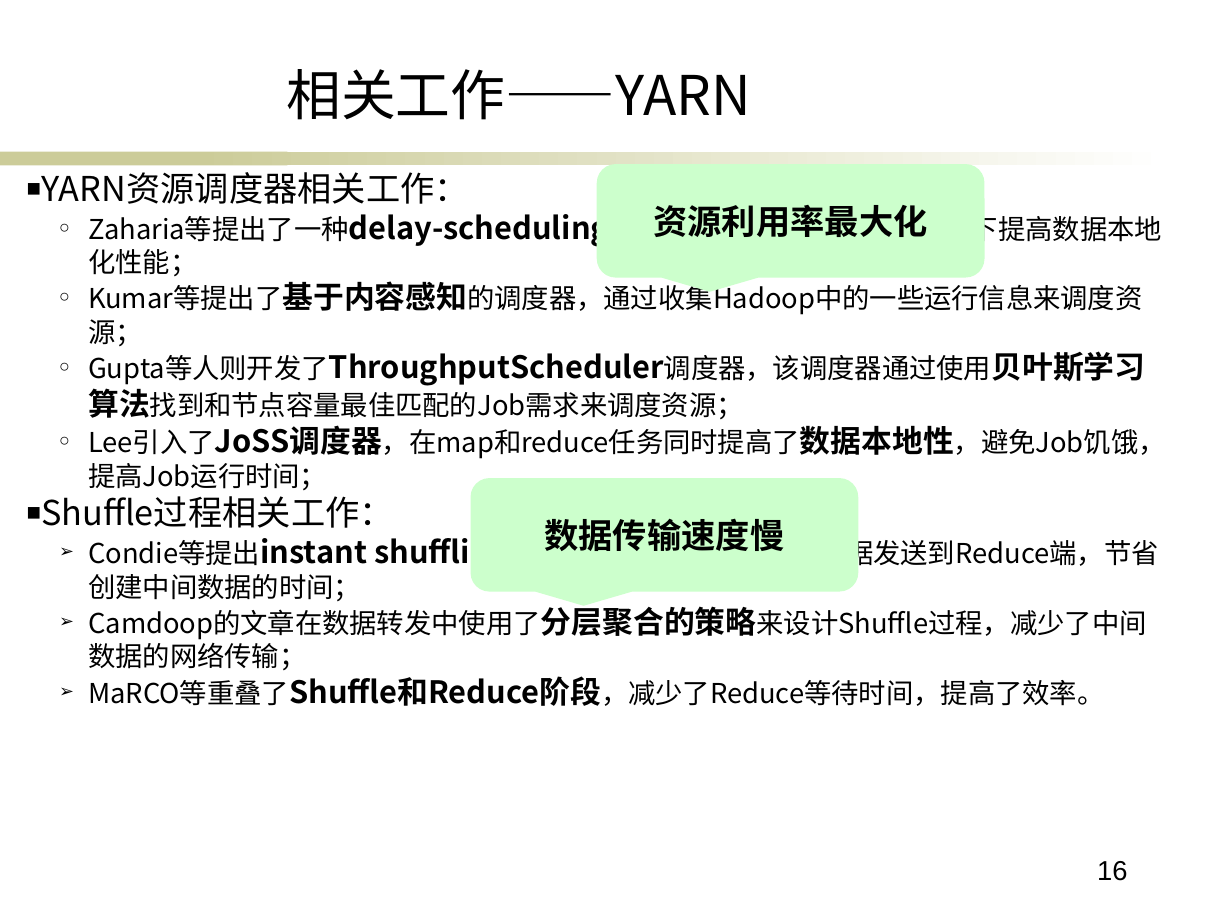
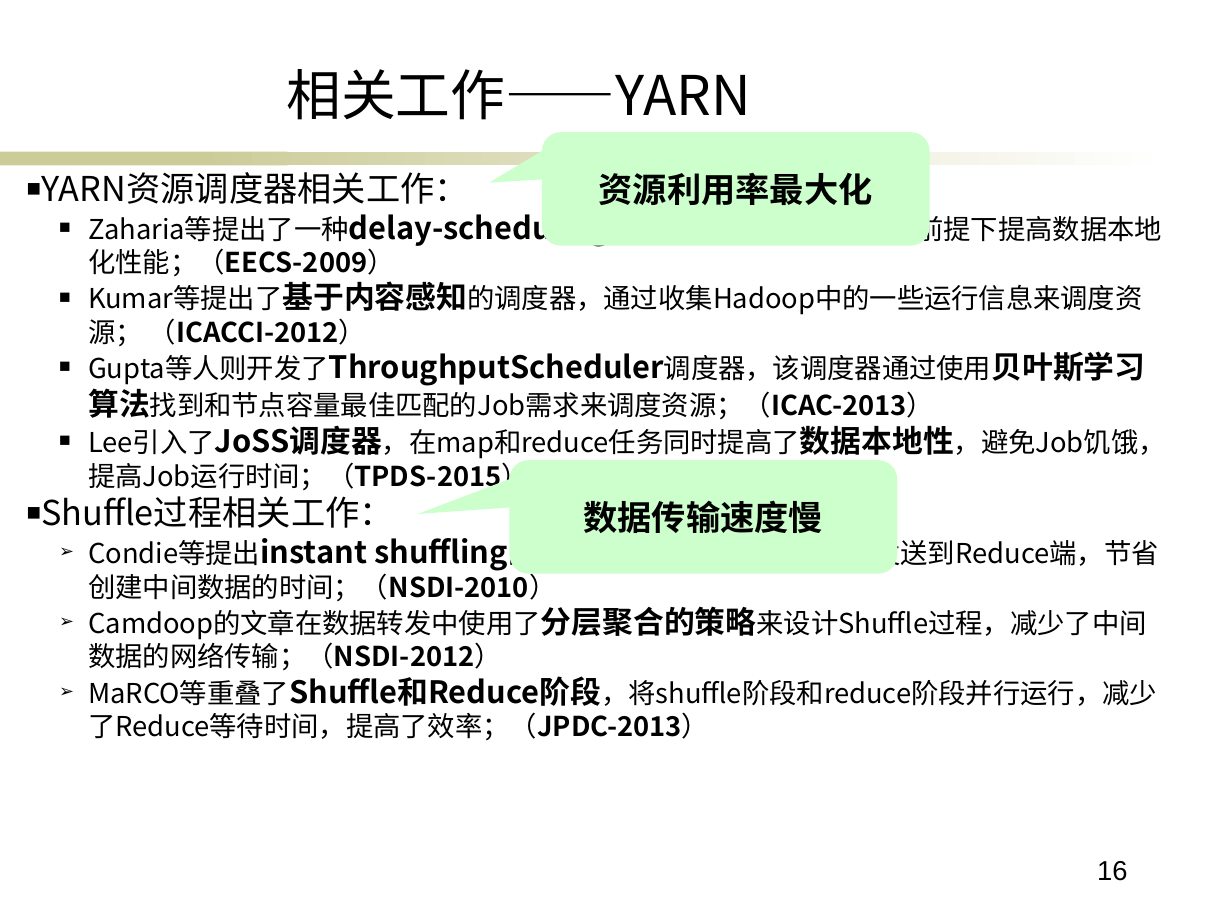
Before and after one commit to ericsonyc/paper, a slide deck: slide 16 of 毕业答辩.pptx. Drawn at 1232x924 pixels with LibreOffice and Linux fonts; fonts in the diff are those of the drawing; background and template pictures are left out. Boxes give left, top, right and bottom in pixels: in the first picture for what was removed or moved away, otherwise in the second. Text is boxed around its words. In the diff, an @@ line names an element or a change of style, - is before the commit and + after.

```diff
--- a/毕业答辩.pptx
+++ b/毕业答辩.pptx
@@ rounded speech box "资源利用率最大化" at [542,132,930,245]: proportions changed @@
@@ rounded speech box "资源利用率最大化": place and size @@
-rounded speech box "资源利用率最大化" at [596,164,984,277]
+rounded speech box "资源利用率最大化" at [542,132,930,245]
@@ text at [88,248,1166,493]: text changed @@
-  ○ Zaharia等提出了一种delay-scheduling算法用来在保证公平性的前提下提高数据本地化性能；
-  ○ Kumar等提出了基于内容感知的调度器，通过收集Hadoop中的一些运行信息来调度资源；
-  ○ Gupta等人则开发了ThroughputScheduler调度器，该调度器通过使用贝叶斯学习算法找到和节点容量最佳匹配的Job需求来调度资源；
-  ○ Lee引入了JoSS调度器，在map和reduce任务同时提高了数据本地性，避免Job饥饿，提高Job运行时间；
+  ■ Zaharia等提出了一种delay-scheduling算法用来在保证公平性的前提下提高数据本地化性能；（EECS-2009）
+  ■ Kumar等提出了基于内容感知的调度器，通过收集Hadoop中的一些运行信息来调度资源； （ICACCI-2012）
+  ■ Gupta等人则开发了ThroughputScheduler调度器，该调度器通过使用贝叶斯学习算法找到和节点容量最佳匹配的Job需求来调度资源；（ICAC-2013）
+  ■ Lee引入了JoSS调度器，在map和reduce任务同时提高了数据本地性，避免Job饥饿，提高Job运行时间；（TPDS-2015）
@@ rounded speech box "数据传输速度慢": place and size @@
-rounded speech box "数据传输速度慢" at [471,478,859,591]
+rounded speech box "数据传输速度慢" at [510,460,898,573]
@@ rounded speech box "数据传输速度慢" at [510,460,898,573]: proportions changed @@
@@ text at [88,532,1159,740]: text changed @@
-  ➢ Condie等提出instant shuffling的概念，直接将Map中间数据发送到Reduce端，节省创建中间数据的时间；
-  ➢ Camdoop的文章在数据转发中使用了分层聚合的策略来设计Shuffle过程，减少了中间数据的网络传输；
-  ➢ MaRCO等重叠了Shuffle和Reduce阶段，减少了Reduce等待时间，提高了效率。
+  ➢ Condie等提出instant shuffling的概念，直接将Map中间数据发送到Reduce端，节省创建中间数据的时间；（NSDI-2010）
+  ➢ Camdoop的文章在数据转发中使用了分层聚合的策略来设计Shuffle过程，减少了中间数据的网络传输；（NSDI-2012）
+  ➢ MaRCO等重叠了Shuffle和Reduce阶段，将shuffle阶段和reduce阶段并行运行，减少了Reduce等待时间，提高了效率；（JPDC-2013）
```
Also in this commit, not shown: 8 other slides changed, 1 other file.
